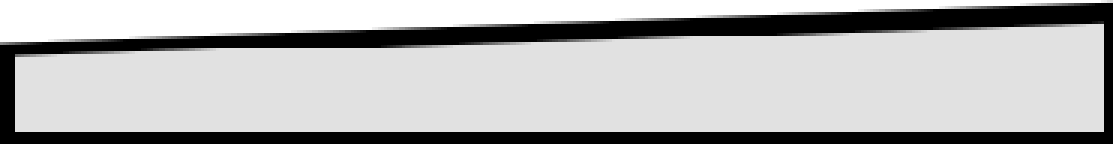
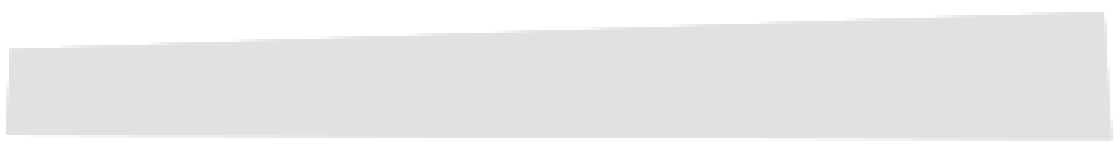
Two versions of the same layered image (1113 x 144). Layer-by-layer changes:
hid "Layer 1" over 0, 0, 1113, 144
